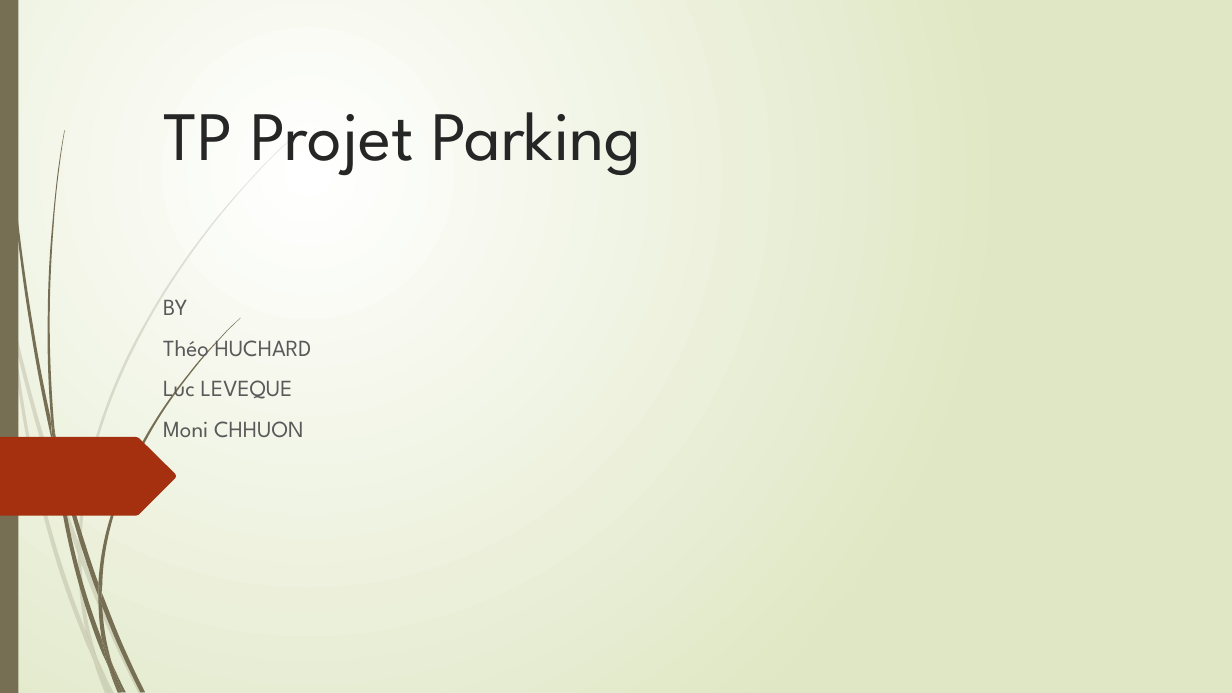
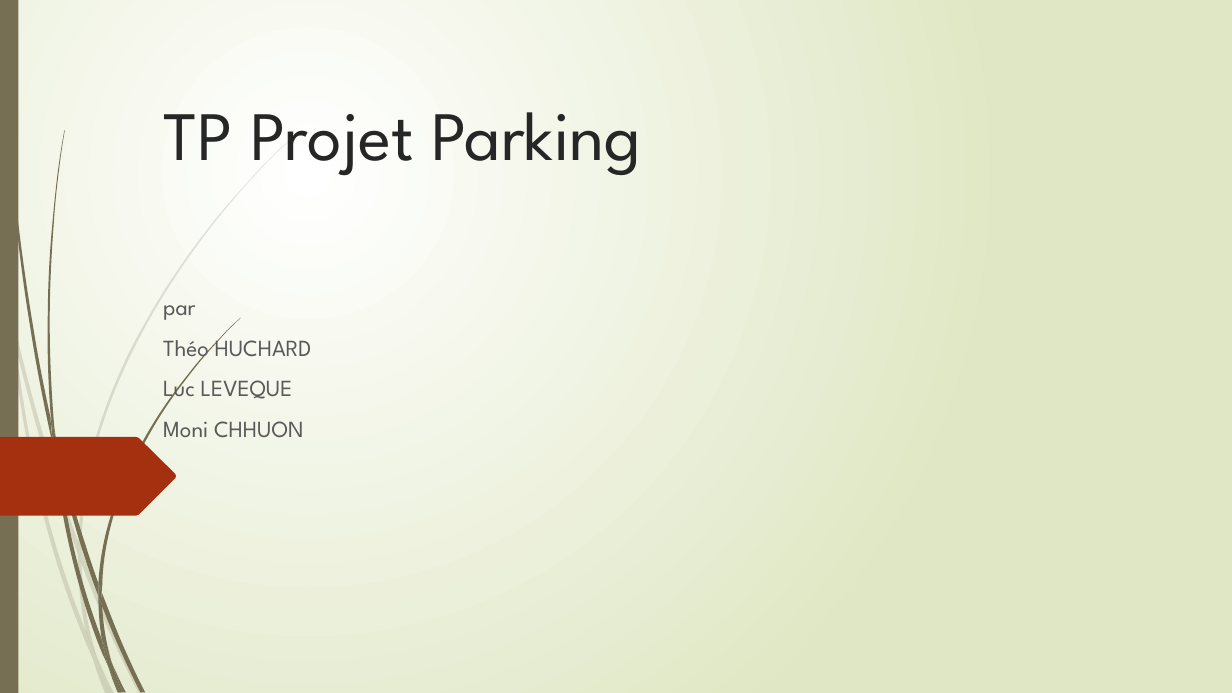
Before and after one commit to Eight-sama/Projet-Parking, a slide deck: slide 1 of web/PPE Projet Parking.pptx. Drawn at 1232x693 pixels with LibreOffice and Linux fonts; fonts in the diff are those of the drawing. Boxes give left, top, right and bottom in pixels: in the first picture for what was removed or moved away, otherwise in the second. Text is boxed around its words. In the diff, an @@ line names an element or a change of style, - is before the commit and + after.

```diff
--- a/web/PPE Projet Parking.pptx
+++ b/web/PPE Projet Parking.pptx
@@ subtitle at [163, 305, 195, 320]: text changed @@
-BY
+par
```
Also in this commit, not shown: 1 other slide changed, 4 slides added, 1 other file.
